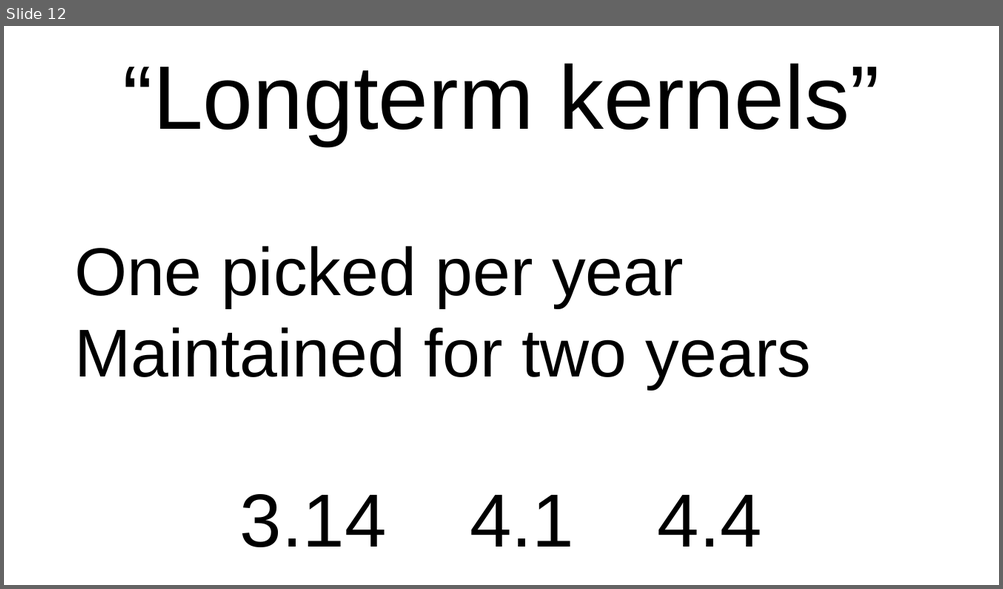
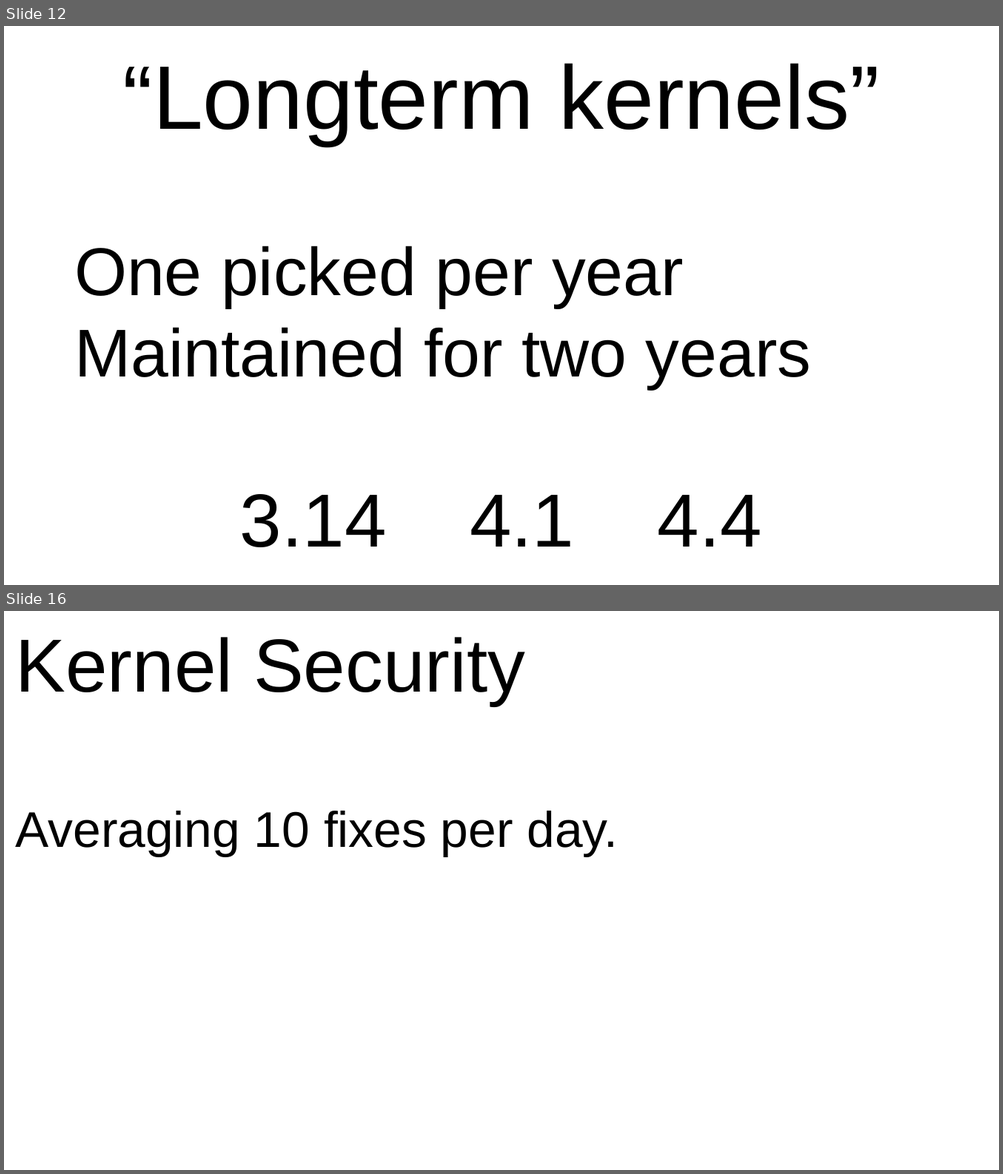
Before and after one commit to gregkh/kernel-development, a slide deck: kernel-development-16x9.odp. Shown one above the other, each under a label of ours: slide 12 before the commit, slides 12 and 16 after it; the slides between them are not shown. The pictures are 1003x589 and 1003x1174 pixels, drawn with LibreOffice and Linux fonts; fonts in the diff are those of the drawing. Boxes give left, top, right and bottom in pixels: in the first picture for what was removed or moved away, otherwise in the second. Text is boxed around its words. In the diff, an @@ line names an element or a change of style, - is before the commit and + after.

```diff
--- a/kernel-development-16x9.odp
+++ b/kernel-development-16x9.odp
@@ slide 16 added at bbox=[4, 611, 999, 1170], background #FFFFFF @@
@@ text added at bbox=[16, 637, 618, 857], 40 pt, text #000000 @@
+Kernel Security
+Averaging 10 fixes per day.
```
Also in this commit, not shown: 4 slides changed, 11 other slides added, 2 slides removed, 2 other files.
